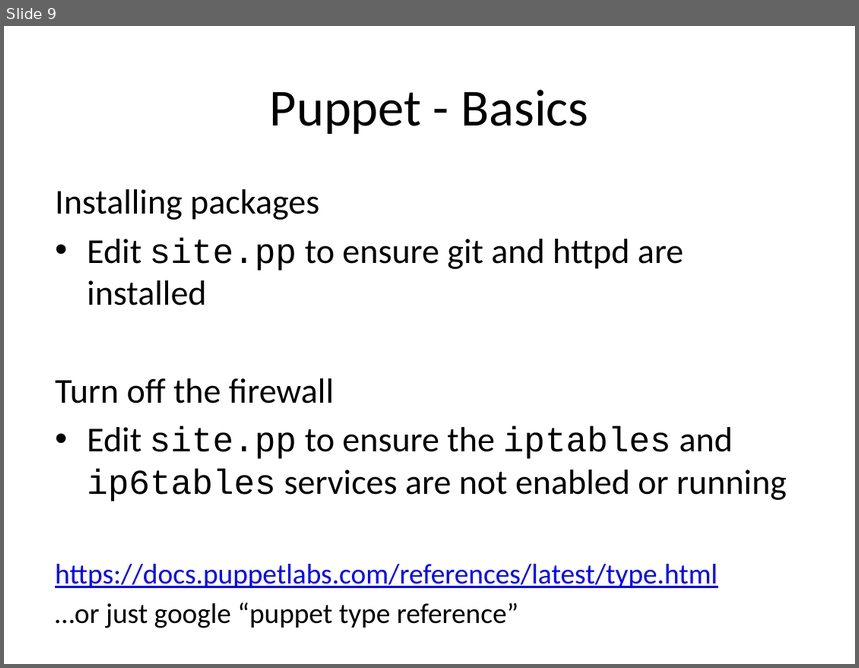
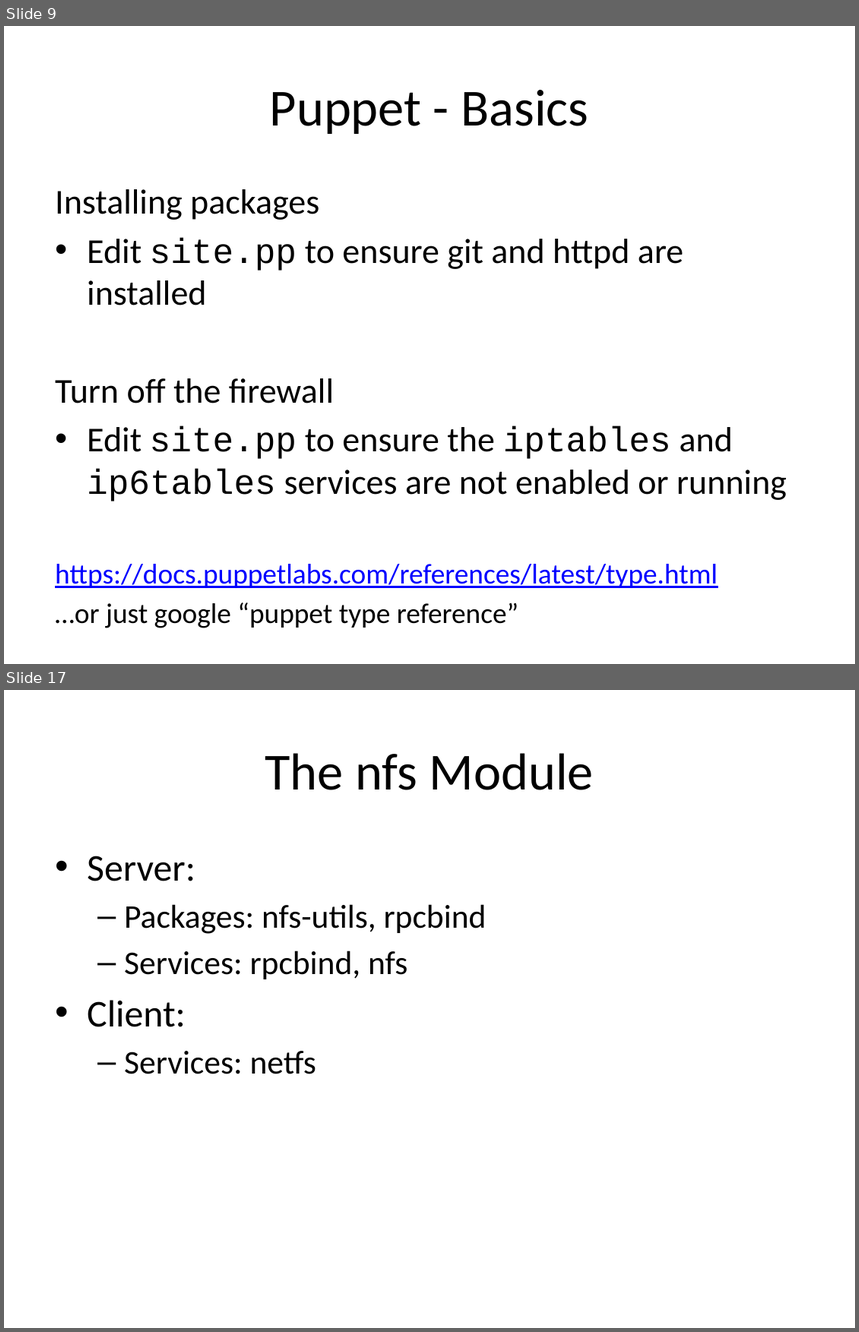
Before and after one commit to andeemarks/xconf-sydney-2014-workshops, a slide deck: 01-provision/xconf-sydney-2014-provision.pptx. Shown one above the other, each under a label of ours: slide 9 before the commit, slides 9 and 17 after it; the slides between them are not shown. The pictures are 859x668 and 859x1332 pixels, drawn with LibreOffice and Linux fonts; fonts in the diff are those of the drawing. Boxes give left, top, right and bottom in pixels: in the first picture for what was removed or moved away, otherwise in the second. Text is boxed around its words. In the diff, an @@ line names an element or a change of style, - is before the commit and + after.

```diff
--- a/01-provision/xconf-sydney-2014-provision.pptx
+++ b/01-provision/xconf-sydney-2014-provision.pptx
@@ slide 17 added at bbox=[4, 690, 855, 1328], background #FFFFFF @@
@@ title added at bbox=[265, 753, 594, 790], 44 pt, text #000000 @@
+The nfs Module
@@ text added at bbox=[87, 856, 487, 1075], 28 pt, text #000000 @@
+• Server:
+  – Packages: nfs-utils, rpcbind
+  – Services: rpcbind, nfs
+• Client:
+  – Services: netfs
```
Also in this commit, not shown: 1 slide changed, 8 other slides added.
